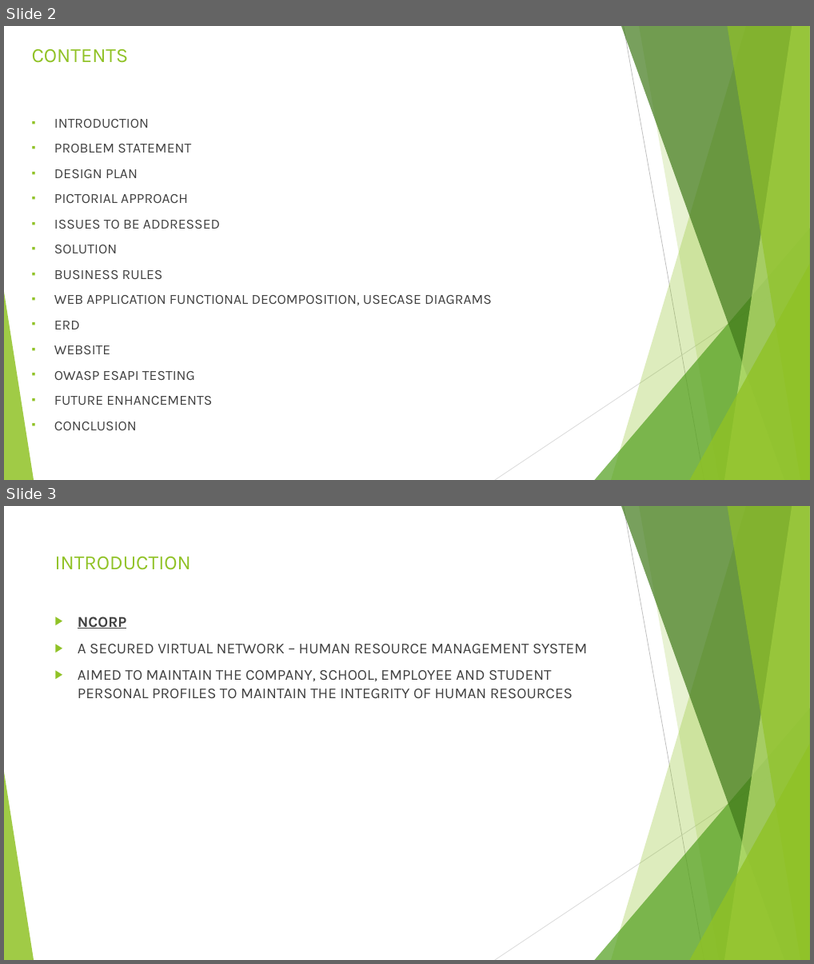
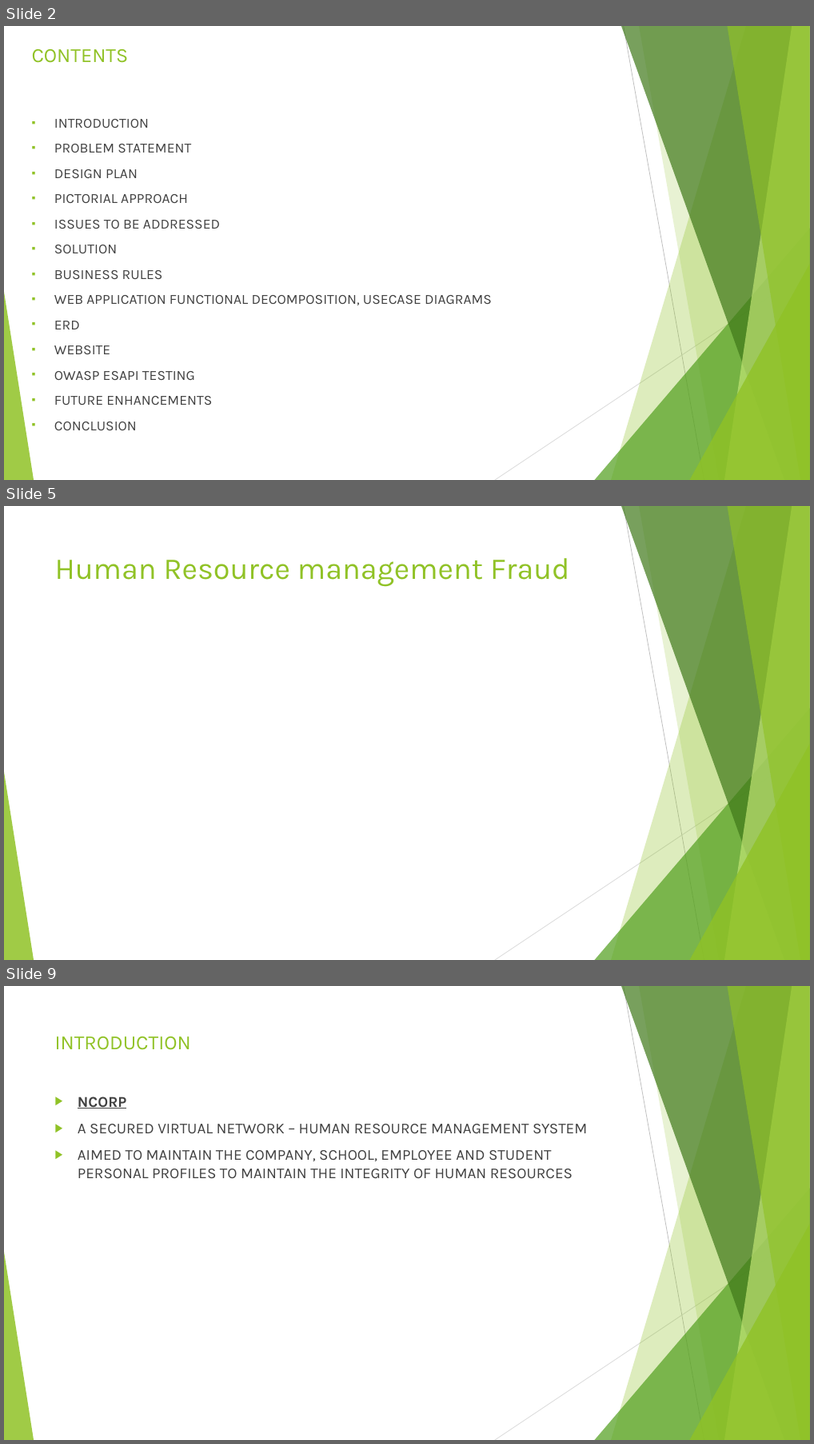
Before and after one commit to nrsharma12/NCORP, a slide deck: RSNORI CS670/RSNORI CS670 PPT.pptx. Shown one above the other, each under a label of ours: slides 2 and 3 before the commit, slides 2, 5 and 9 after it; the slides between them are not shown. The pictures are 814x964 and 814x1444 pixels, drawn with LibreOffice and Linux fonts; fonts in the diff are those of the drawing. Boxes give left, top, right and bottom in pixels: in the first picture for what was removed or moved away, otherwise in the second. Text is boxed around its words. In the diff, an @@ line names an element or a change of style, - is before the commit and + after.

```diff
--- a/RSNORI CS670/RSNORI CS670 PPT.pptx
+++ b/RSNORI CS670/RSNORI CS670 PPT.pptx
@@ slide 5 added at [4, 506, 810, 960], background #FFFFFF; not listed: 10 template elements that a slide beside it also shows @@
@@ title added at [55, 558, 570, 587], 36 pt, text #90C226 @@
+Human Resource management Fraud
@@ what was slide 3 is now slide 9 @@
```
Also in this commit, not shown: 5 other slides added.
